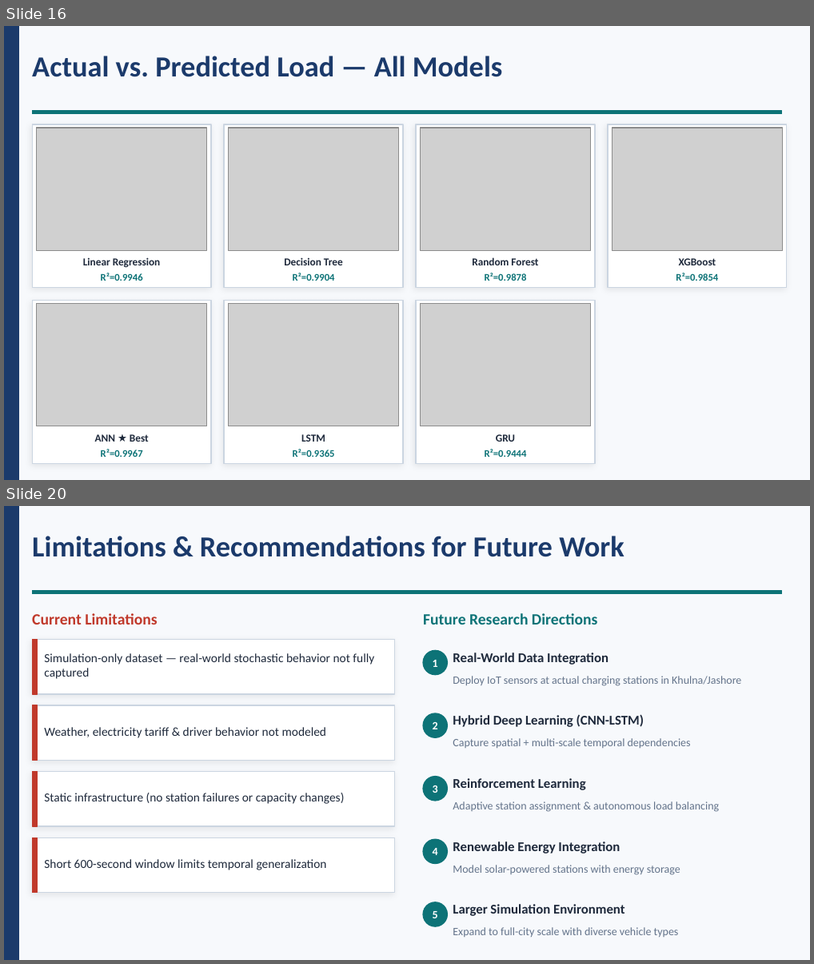
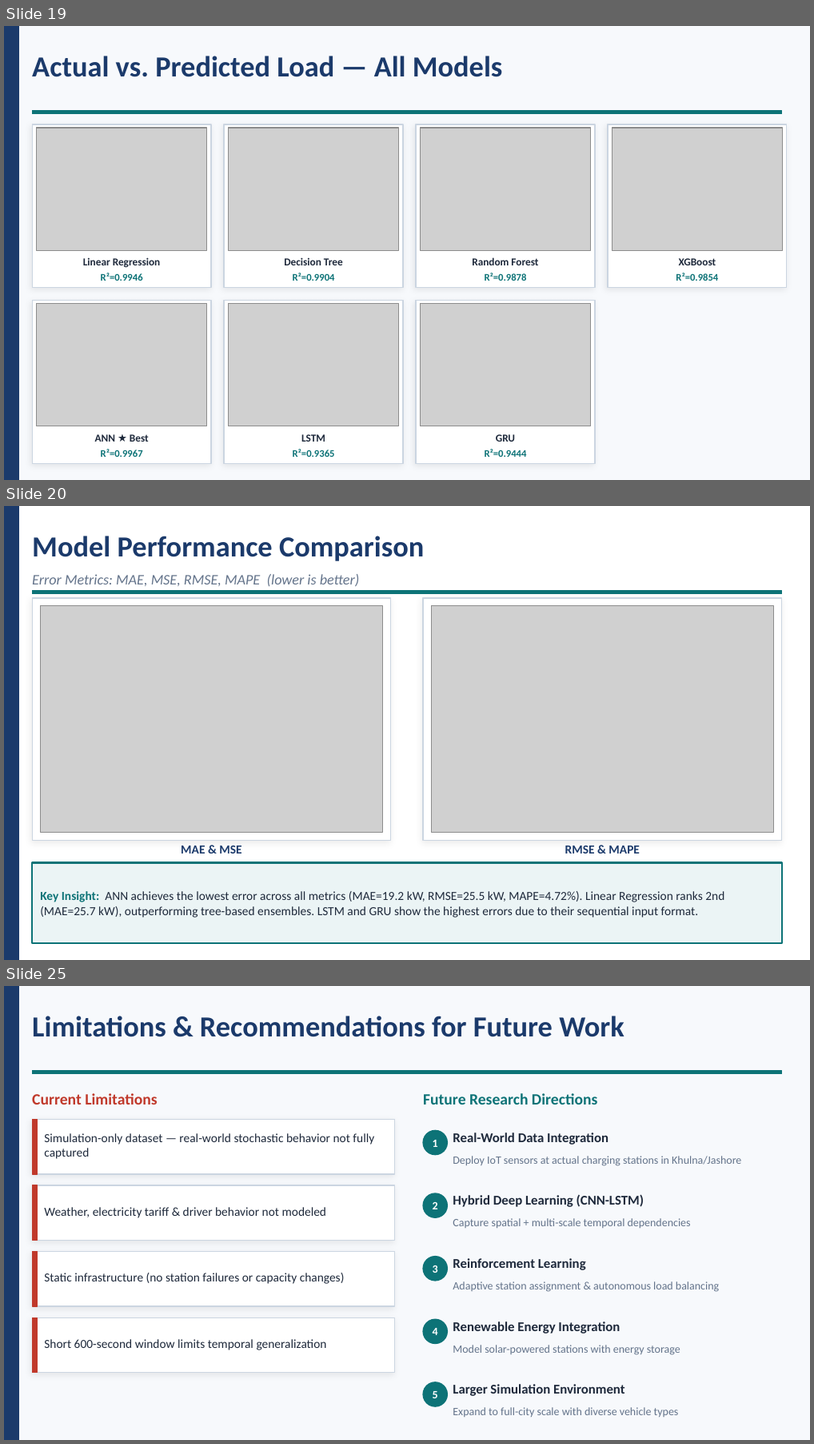
Before and after one commit to Rakesh01999/Research-Work-BPV, a slide deck: Thesis-Defense/defense/200112_Defense_Presentation.pptx. Shown one above the other, each under a label of ours: slides 16 and 20 before the commit, slides 19, 20 and 25 after it; the slides between them are not shown. The pictures are 814x964 and 814x1444 pixels, drawn with LibreOffice and Linux fonts; fonts in the diff are those of the drawing; grey boxes stand for pictures. Boxes give left, top, right and bottom in pixels: in the first picture for what was removed or moved away, otherwise in the second. Text is boxed around its words. In the diff, an @@ line names an element or a change of style, - is before the commit and + after.

```diff
--- a/Thesis-Defense/defense/200112_Defense_Presentation.pptx
+++ b/Thesis-Defense/defense/200112_Defense_Presentation.pptx
@@ slide 20 added at (4,506,810,960), background #FFFFFF @@
@@ rectangle added at (4,506,18,959), fill #1B3A6B, outline #1B3A6B 1 pt @@
@@ text added at (32,536,424,561), 26 pt, text #1B3A6B, bold @@
+Model Performance Comparison
@@ text added at (32,574,360,587), 13 pt, text #64748B, italic @@
+Error Metrics: MAE, MSE, RMSE, MAPE (lower is better)
@@ rectangle added at (32,591,782,594), fill #0D7377, outline #0D7377 1 pt @@
@@ rectangle added at (32,598,391,840), fill #FFFFFF, outline #CBD5E1 1 pt @@
@@ rectangle added at (423,598,782,840), fill #FFFFFF, outline #CBD5E1 1 pt @@
@@ picture added at (40,606,383,832) @@
@@ picture added at (431,606,774,832) @@
@@ rectangle added at (32,863,782,943), fill #EBF4F5, outline #0D7377 1.5 pt, 11 pt, text #1E293B @@
+Key Insight: ANN achieves the lowest error across all metrics (MAE=19.2 kW, RMSE=25.5 kW, MAPE=4.72%). Linear Regression ranks 2nd (MAE=25.7 kW), outperforming tree-based ensembles. LSTM and GRU show the highest errors due to their sequential input format.
@@ text added at (181,845,242,853), 11 pt, text #1B3A6B, bold @@
+MAE & MSE
@@ text added at (566,845,640,853), 11 pt, text #1B3A6B, bold @@
+RMSE & MAPE
@@ what was slide 16 is now slide 19 @@
@@ what was slide 20 is now slide 25 @@
```
Also in this commit, not shown: 4 slides changed, 4 other slides added, 2 other files.
